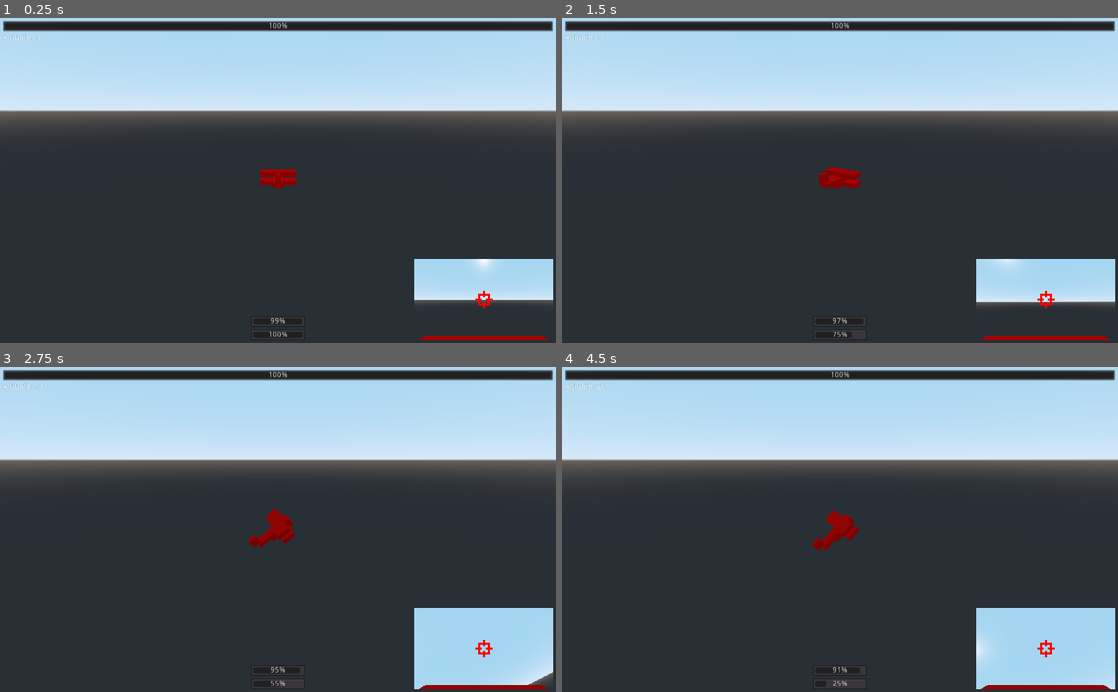
Above: before the commit, frames 1-4 (two rows, left to right).
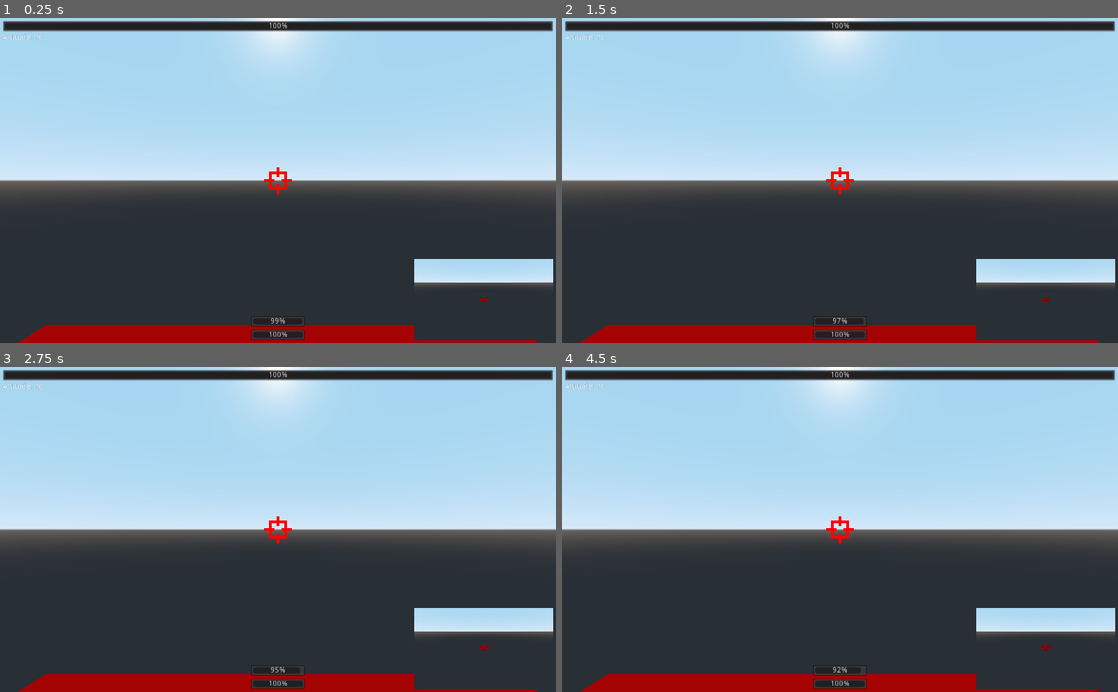
Above: after the commit, the same moments.

Repository: the-alex-g/Biplanes
Game: Godot game, scene res://Plane/PlaneHandler.tscn
The game is run twice, just before and just after one commit, with the same random seed, the same clock (stepped at 60 frames per second) and the same inputs. This scene is started directly instead of the project's main scene.
Inputs:
- Up to frame 1 (0.25 s): no input
- Up to frame 2 (1.5 s): tap Enter at 0.5 s; hold D (right) 0.53-1.28 s; hold Space (shoot) 0.53-1.28 s; hold S (down) from 1.28 s (still down); tap Space (shoot) at 1.35 s
- Up to frame 3 (2.75 s): release S (down) at 2.03 s; hold D (right) from 2.03 s (still down); hold Space (shoot) from 2.03 s (still down)
- Up to frame 4 (4.5 s): release D (right) at 2.78 s; release Space (shoot) at 2.78 s; hold Shift (thrust) 2.78-3.53 s; tap Space (shoot) at 2.85, 4.35 s; hold Space (shoot) 3.53-4.28 s; hold A (left) from 3.53 s (still down)

The runs differ from the first frame. In frame 1, 39% of the frame differs, in the area x 0-100%, y 0-100%; in frame 2, 39%; in frame 3, 42%; in frame 4, 42%.

Commit message:
Add players not appearing on top of each other

Diff:
--- a/project/Main/World.gd
+++ b/project/Main/World.gd
@@ -15,8 +15,8 @@
 	for player_id in players:
 		var plane_handler : PlaneHandler = load("res://Plane/PlaneHandler.tscn").instance()
 		var viewport : Viewport = get_node("Viewport" + str(player_id))
+		plane_handler.player_id = player_id
 		viewport.add_child(plane_handler)
-		plane_handler.set_deferred("player_id", player_id)
 		if players == 2:
 			viewport.size = Vector2(502, 590)
 		elif players > 2:
--- a/project/Plane/PlaneHUD.gd
+++ b/project/Plane/PlaneHUD.gd
@@ -1,6 +1,6 @@
 extends CanvasLayer
 
-onready var _pilot_view : TextureRect = $Control/PilotView
+onready var _wide_view : TextureRect = $Control/WideView
 onready var _fuel_bar : ProgressBar = $Control/FuelBar
 onready var _ammo_bar : ProgressBar = $Control/AmmoBar
 onready var _health_bar : ProgressBar = $Control/HealthBar
@@ -8,7 +8,7 @@
 
 
 func _on_PlaneHandler_update_pilot_view(texture:ViewportTexture)->void:
-	_pilot_view.texture = texture
+	_wide_view.texture = texture
 
 
 func _on_PlaneHandler_update_fuel(value:float)->void:
--- a/project/Plane/PlaneHUD.tscn
+++ b/project/Plane/PlaneHUD.tscn
@@ -10,7 +10,7 @@
 anchor_right = 1.0
 anchor_bottom = 1.0
 
-[node name="PilotView" type="TextureRect" parent="Control"]
+[node name="WideView" type="TextureRect" parent="Control"]
 anchor_left = 1.0
 anchor_top = 1.0
 anchor_right = 1.0
@@ -21,18 +21,6 @@
 margin_bottom = -5.0
 grow_horizontal = 0
 grow_vertical = 0
-
-[node name="TextureRect" type="TextureRect" parent="Control/PilotView"]
-anchor_left = 0.5
-anchor_top = 0.5
-anchor_right = 0.5
-anchor_bottom = 0.5
-margin_left = -20.0
-margin_top = -20.0
-margin_right = 20.0
-margin_bottom = 20.0
-texture = ExtResource( 2 )
-stretch_mode = 4
 
 [node name="FuelBar" type="ProgressBar" parent="Control"]
 anchor_left = 0.5
@@ -75,3 +63,15 @@
 margin_right = 40.0
 margin_bottom = 14.0
 text = "Altitude: "
+
+[node name="TextureRect" type="TextureRect" parent="Control"]
+anchor_left = 0.5
+anchor_top = 0.5
+anchor_right = 0.5
+anchor_bottom = 0.5
+margin_left = -25.0
+margin_top = -25.0
+margin_right = 25.0
+margin_bottom = 25.0
+texture = ExtResource( 2 )
+stretch_mode = 1
--- a/project/Plane/PlaneHandler.gd
+++ b/project/Plane/PlaneHandler.gd
@@ -10,12 +10,17 @@
 export var camera_distance_from_plane := 50.0
 export var camera_vertical_offset := 15.0
 
-onready var _camera : Camera = $MainCamera
-onready var _plane = $PilotViewport/Biplane
-onready var _pilot_viewport : Viewport = $PilotViewport
+onready var _camera : Camera = $Viewport/MainCamera
+onready var _plane = $Biplane
+onready var _pilot_viewport : Viewport = $Viewport
 
 var plane_position : Vector3 setget ,_get_plane_position
-var player_id : int setget _set_player_id
+var player_id : int
+
+
+func _ready()->void:
+	_plane.translation.x = 15 * player_id
+	_plane.player_id = "_" + str(player_id)
 
 
 func _process(_delta:float)->void:
@@ -33,11 +38,6 @@
 	return _plane.global_translation
 
 
-func _set_player_id(value:int)->void:
-	player_id = value
-	_plane.set_deferred("player_id", "_" + str(value))
-
-
 func _on_Biplane_update_fuel(value:float)->void:
 	emit_signal("update_fuel", value)
 
--- a/project/Plane/PlaneHandler.tscn
+++ b/project/Plane/PlaneHandler.tscn
@@ -7,17 +7,16 @@
 [node name="PlaneHandler" type="Spatial"]
 script = ExtResource( 2 )
 
-[node name="MainCamera" type="Camera" parent="."]
-current = true
-far = 1000.0
+[node name="Biplane" parent="." instance=ExtResource( 1 )]
+transform = Transform( 1, 0, 0, 0, 1, 0, 0, 0, 1, 0, 50, 0 )
 
-[node name="PilotViewport" type="Viewport" parent="."]
+[node name="Viewport" type="Viewport" parent="."]
 size = Vector2( 256, 150 )
 render_target_v_flip = true
 
-[node name="Biplane" parent="PilotViewport" instance=ExtResource( 1 )]
-transform = Transform( 1, 0, 0, 0, 1, 0, 0, 0, 1, 0, 50, 0 )
-deaccel_factor = 1.2
+[node name="MainCamera" type="Camera" parent="Viewport"]
+current = true
+far = 1000.0
 
 [node name="PlaneHUD" parent="." instance=ExtResource( 3 )]
 
@@ -26,6 +25,6 @@
 [connection signal="update_fuel" from="." to="PlaneHUD" method="_on_PlaneHandler_update_fuel"]
 [connection signal="update_health" from="." to="PlaneHUD" method="_on_PlaneHandler_update_health"]
 [connection signal="update_pilot_view" from="." to="PlaneHUD" method="_on_PlaneHandler_update_pilot_view"]
-[connection signal="update_ammo" from="PilotViewport/Biplane" to="." method="_on_Biplane_update_ammo"]
-[connection signal="update_fuel" from="PilotViewport/Biplane" to="." method="_on_Biplane_update_fuel"]
-[connection signal="update_health" from="PilotViewport/Biplane" to="." method="_on_Biplane_update_health"]
+[connection signal="update_ammo" from="Biplane" to="." method="_on_Biplane_update_ammo"]
+[connection signal="update_fuel" from="Biplane" to="." method="_on_Biplane_update_fuel"]
+[connection signal="update_health" from="Biplane" to="." method="_on_Biplane_update_health"]
